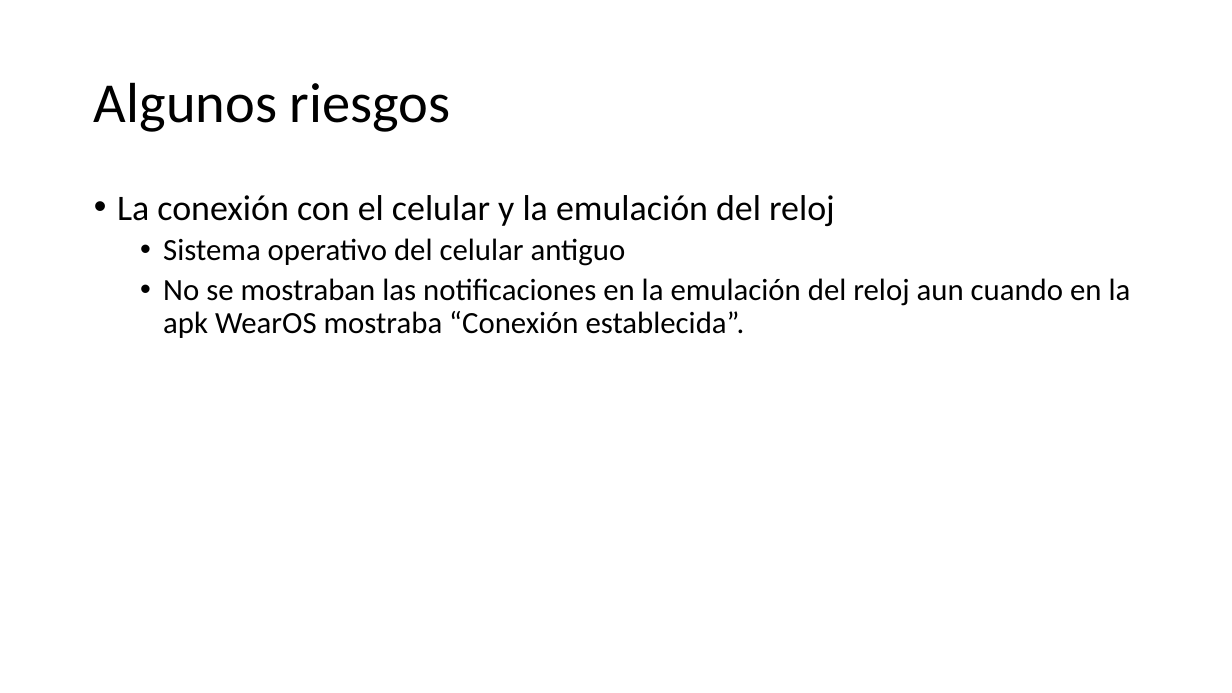
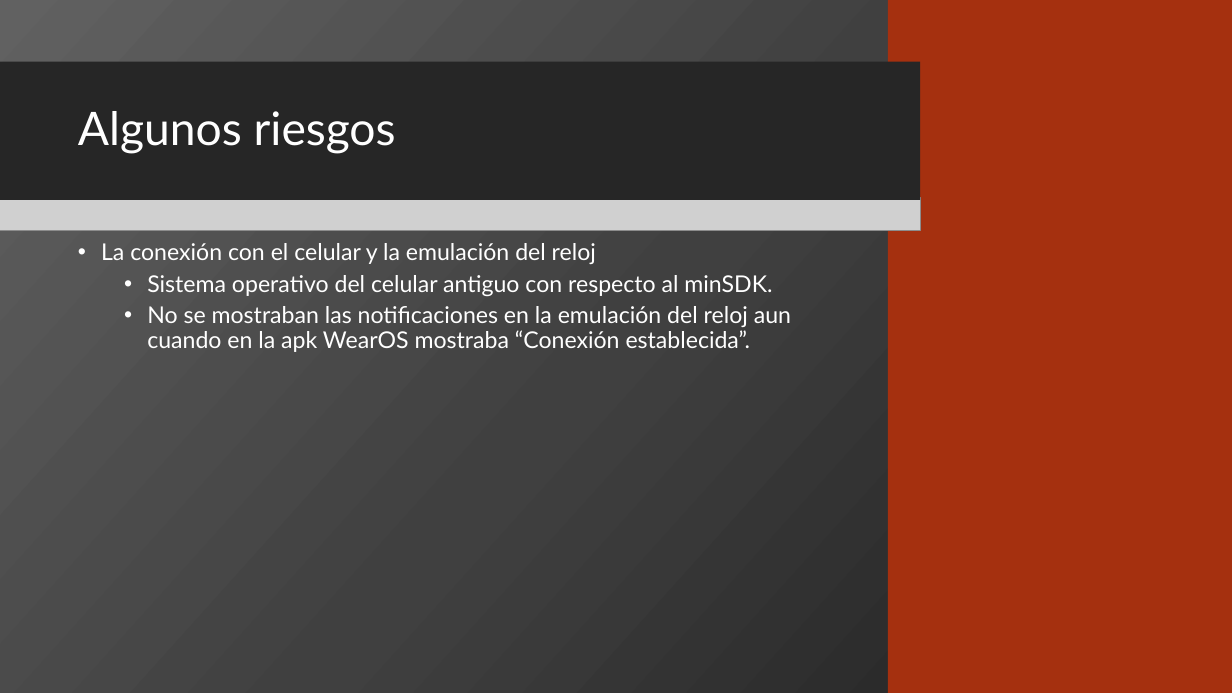
Before and after one commit to JoaquinEMZ/ProyectoAndroid2, a slide deck: slide 8 of presentacion android.pptx (slide 7 before the commit). Drawn at 1232x693 pixels with LibreOffice and Linux fonts; fonts in the diff are those of the drawing; grey boxes stand for pictures; background and template pictures are left out. Boxes give left, top, right and bottom in pixels: in the first picture for what was removed or moved away, otherwise in the second. Text is boxed around its words. In the diff, an @@ line names an element or a change of style, - is before the commit and + after.

```diff
--- a/presentacion android.pptx
+++ b/presentacion android.pptx
@@ background #FFFFFF to picture (left out) @@
@@ rectangle added at (0,0,1232,693), fill gradient #626262 to #414141 to #1F1F1F @@
@@ rectangle added at (888,0,1232,693), fill #A5300F @@
@@ rectangle added at (0,62,1055,201), fill #262626 @@
@@ rectangle added at (0,62,921,201), fill #262626 @@
@@ title "Algunos riesgos": place and size @@
-title "Algunos riesgos" at (94,82,451,132)
+title "Algunos riesgos" at (78,111,396,154)
@@ title "Algunos riesgos" at (78,111,396,154): size 44 to 36 pt, font Calibri to Lato, text colour #000000 to #FFFFFF @@
@@ rectangle added at (1070,62,1232,201), fill #A5300F @@
@@ picture added at (0,198,921,230) @@
@@ text "La conexión con el celular ...": place and size @@
-text "La conexión con el celular ..." at (117,195,1131,338)
+text "La conexión con el celular ..." at (101,243,791,352)
@@ text at (101,243,791,352): size 28 to 18 pt in "La conexión con el celular y la ..."; font Calibri to Lato, text colour #000000 to #FFFFFF in "La conexión con el celular y la ...", "No se mostraban las notificaciones en la ..."; size 24 to 18 pt in "No se mostraban las notificaciones en la ..." @@
@@ text at (147,275,772,296): text changed; size 24 to 18 pt; font Calibri to Lato; text colour #000000 to #FFFFFF @@
-  • Sistema operativo del celular antiguo
+  • Sistema operativo del celular antiguo con respecto al minSDK.
```
Also in this commit, not shown: 7 other slides changed, 1 slide added, 3 other files.
